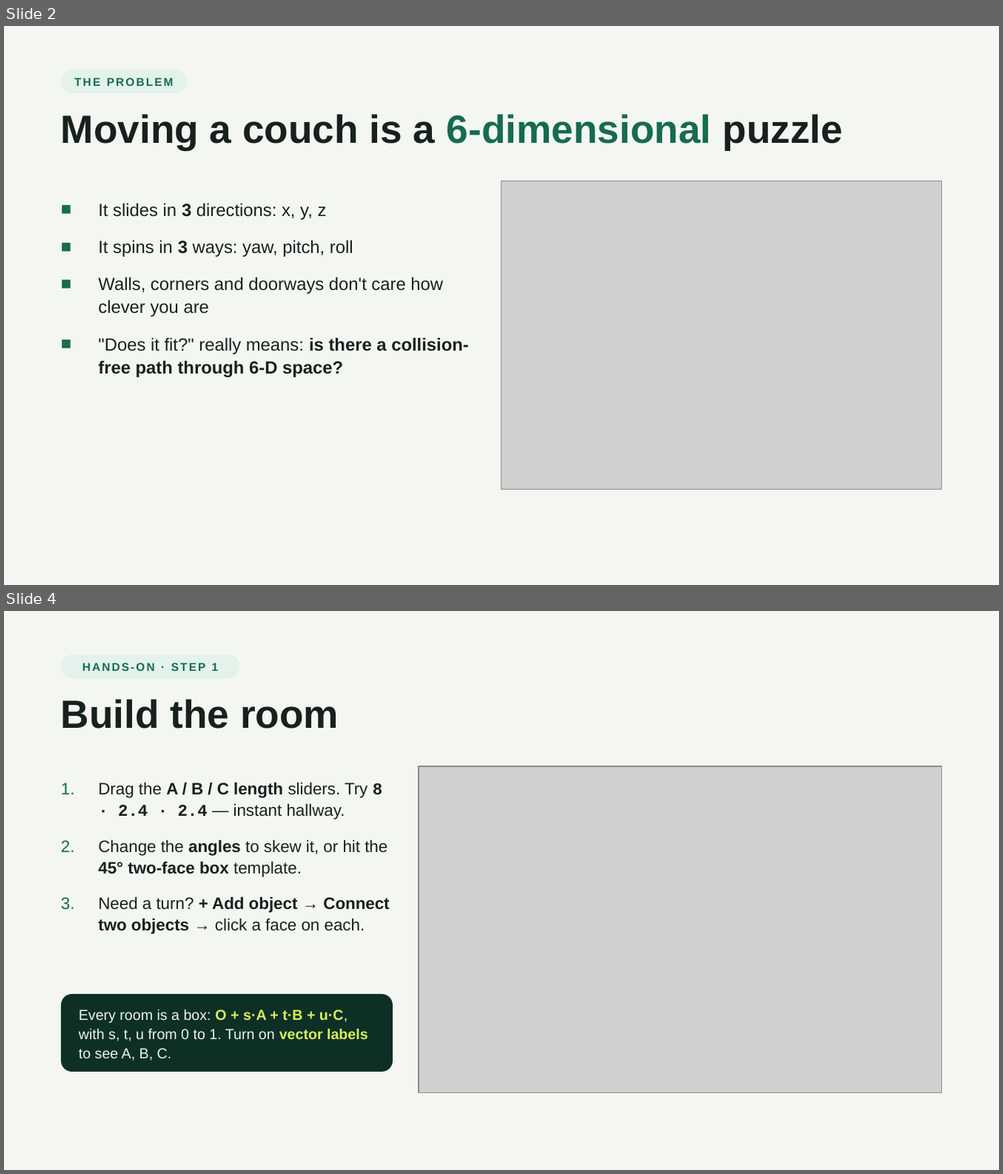
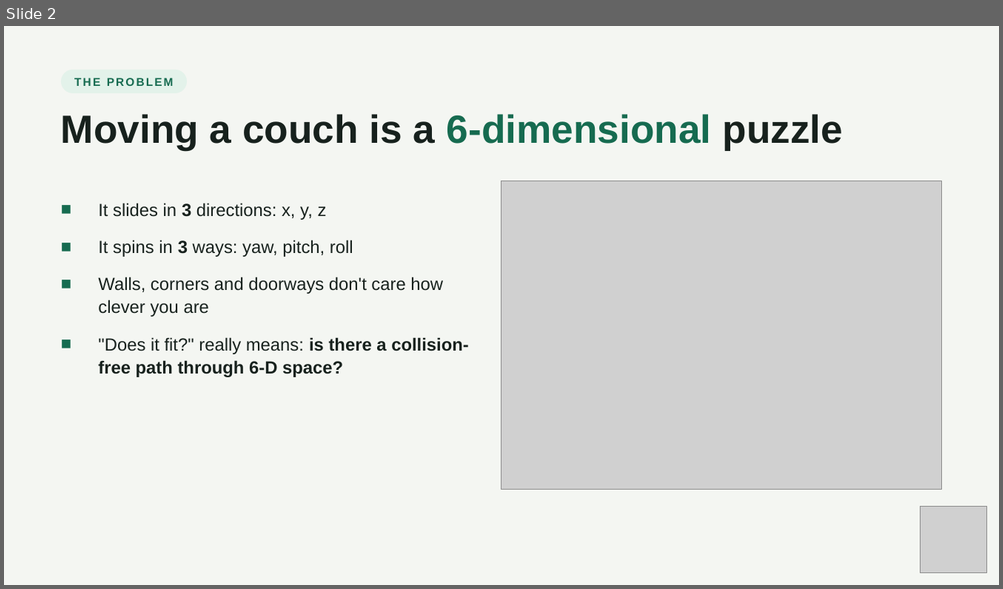
Before and after one commit to volcano1998/FurnitureSim_3D, a slide deck: slides/CanItFit.pptx. Shown one above the other, each under a label of ours: slides 2 and 4 before the commit, slide 2 after it; the slides between them are not shown. The pictures are 1003x1174 and 1003x589 pixels, drawn with LibreOffice and Linux fonts; fonts in the diff are those of the drawing; grey boxes stand for pictures. Boxes give left, top, right and bottom in pixels: in the first picture for what was removed or moved away, otherwise in the second. Text is boxed around its words. In the diff, an @@ line names an element or a change of style, - is before the commit and + after.

```diff
--- a/slides/CanItFit.pptx
+++ b/slides/CanItFit.pptx
@@ slide 4 removed at (4,611,999,1170), background #F4F6F2 @@
@@ rounded rectangle removed at (61,654,240,678) @@
-HANDS-ON · STEP 1
@@ text removed at (61,699,338,729) @@
-Build the room
@@ text removed at (98,782,389,934) @@
-1. Drag the A / B / C length sliders. Try 8 · 2.4 · 2.4 — instant hallway.
-2. Change the angles to skew it, or hit the 45° two-face box template.
-3. Need a turn? + Add object → Connect two objects → click a face on each.
@@ picture removed at (419,766,942,1093) @@
@@ rounded rectangle removed at (61,994,392,1072) @@
-Every room is a box: O + s·A + t·B + u·C, with s, t, u from 0 to 1. Turn on vector labels to see A, B, C.
@@ slide 2 changed as well @@
@@ picture added at (920,506,987,573) @@
```
Also in this commit, not shown: 12 other slides changed, 11 slides added, 3 other slides removed, 16 other files.
